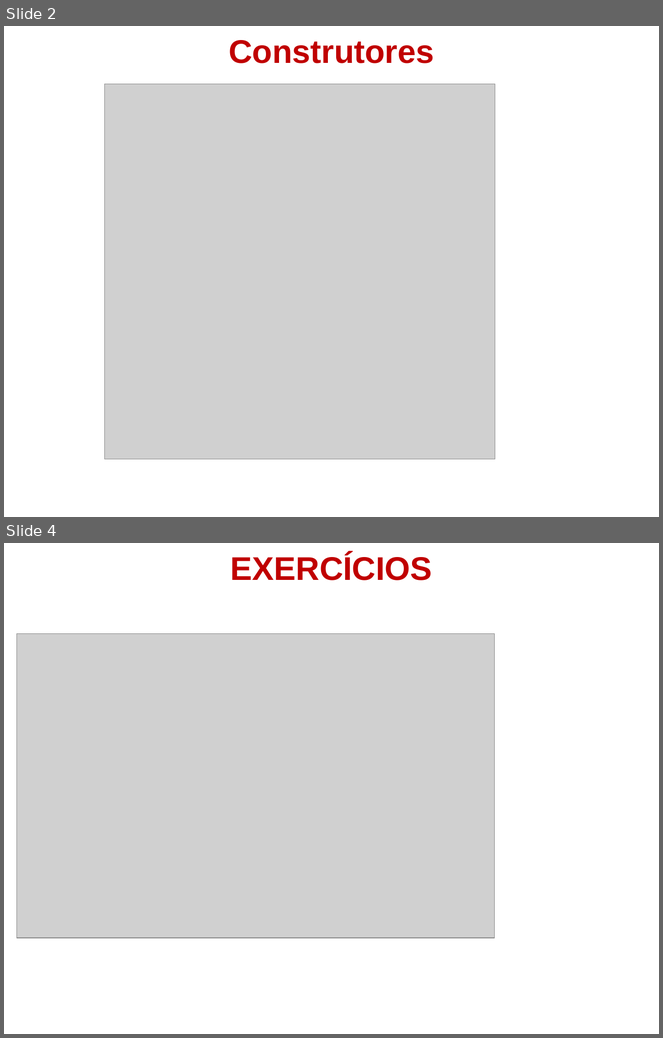
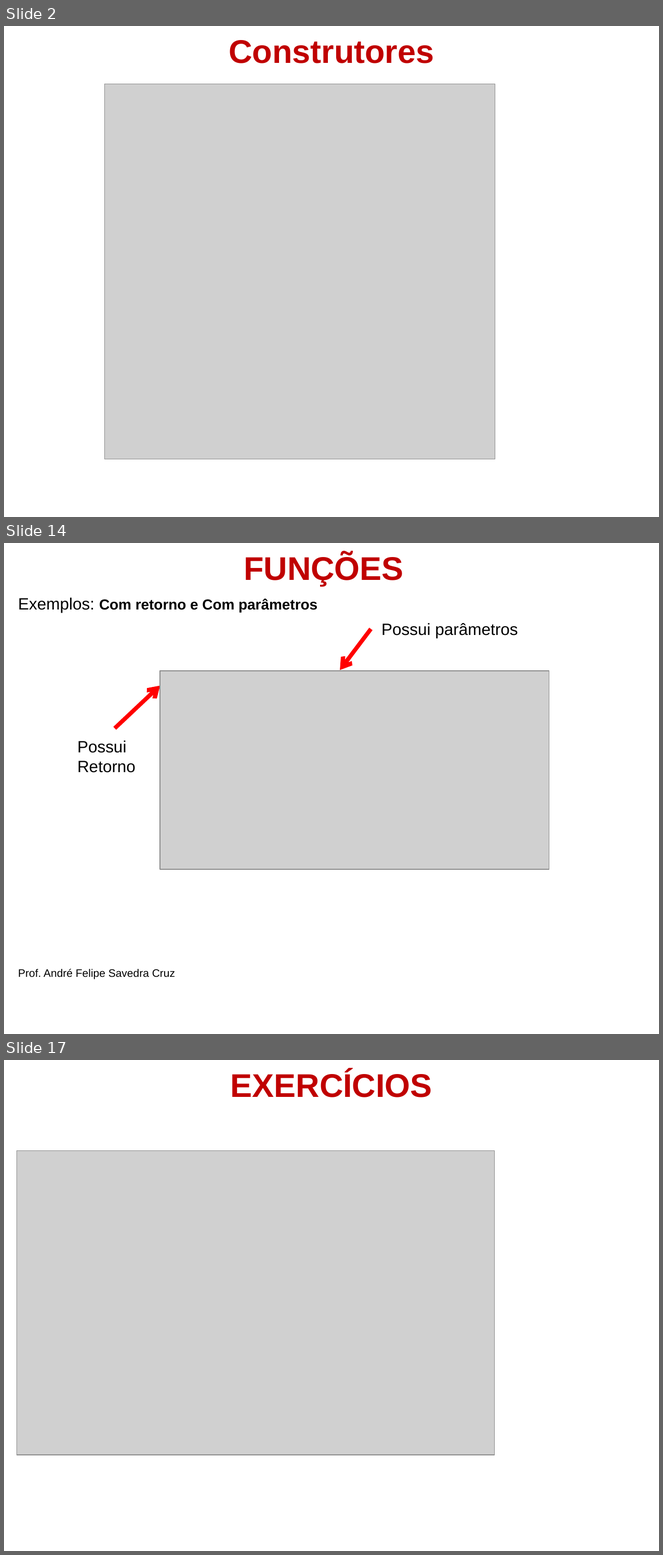
Before and after one commit to andre-savedra/material_1_des, a slide deck: 4-Iniciando com Java OO/FPOO-5.ppt. Shown one above the other, each under a label of ours: slides 2 and 4 before the commit, slides 2, 14 and 17 after it; the slides between them are not shown. The pictures are 663x1038 and 663x1555 pixels, drawn with LibreOffice and Linux fonts; fonts in the diff are those of the drawing; grey boxes stand for pictures; background and template pictures are left out. Boxes give left, top, right and bottom in pixels: in the first picture for what was removed or moved away, otherwise in the second. Text is boxed around its words. In the diff, an @@ line names an element or a change of style, - is before the commit and + after.

```diff
--- a/4-Iniciando com Java OO/FPOO-5.ppt
+++ b/4-Iniciando com Java OO/FPOO-5.ppt
@@ slide 14 added at box(4, 543, 659, 1034), background picture (left out) @@
@@ text added at box(244, 554, 404, 586), 36 pt, text #C00000, bold @@
+FUNÇÕES
@@ text added at box(18, 598, 318, 980), 12 pt, text #000000 @@
+Exemplos: Com retorno e Com parâmetros
+Prof. André Felipe Savedra Cruz
@@ arrow added from (371, 629) to (340, 670), #FF0000 4.51 pt @@
@@ text added at box(382, 623, 518, 638), 18 pt, text #000000 @@
+Possui parâmetros
@@ picture added at box(160, 671, 549, 869) @@
@@ arrow added from (115, 729) to (160, 686), #FF0000 4.51 pt @@
@@ text added at box(77, 741, 136, 773), 18 pt, text #000000 @@
+Possui
+Retorno
@@ what was slide 4 is now slide 17 @@
```
Also in this commit, not shown: 1 slide changed, 12 other slides added.
